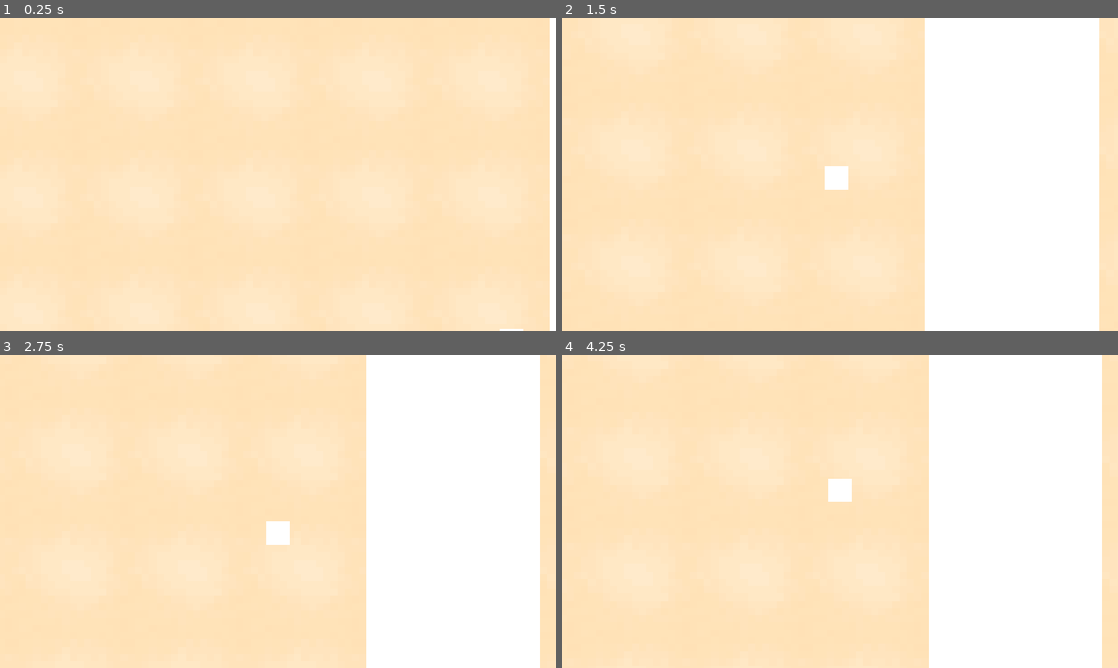
Above: before the commit, frames 1-4 (two rows, left to right).
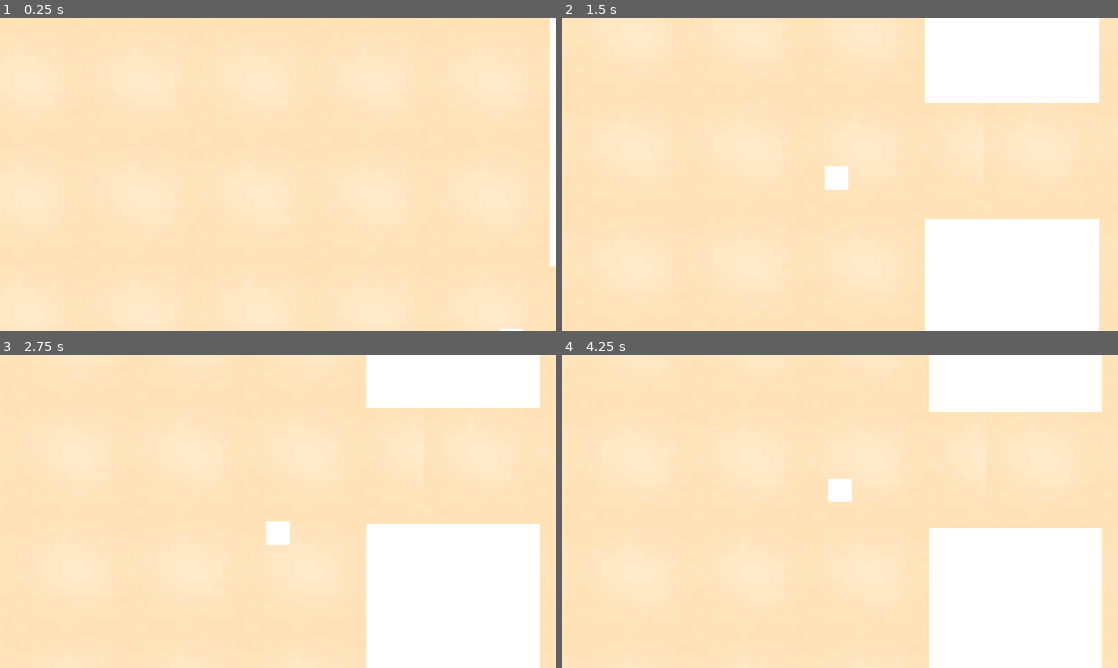
Above: after the commit, the same moments.

Repository: deathlytoall/LD-60-by-1507-Games
Game: Godot game, scene res://Main/main.tscn
Two runs of this game, one before a commit and one after it. Both use one fixed random seed, a clock stepped at 60 frames per second and the inputs below.
Inputs:
- Up to frame 1 (0.25 s): no input
- Up to frame 2 (1.5 s): hold A (A) 0.53-1.28 s; tap D (D) at 1.35 s
- Up to frame 3 (2.75 s): hold S (S) from 2.03 s (still down)
- Up to frame 4 (4.25 s): release S (S) at 2.78 s; tap Space (Space) at 2.85 s; tap Enter at 3.5 s; hold W (W) from 3.53 s (still down)

The runs differ from the first frame. In frame 1, 0.2% of the frame differs, in the area x 98-100%, y 79-100%; in frame 2, 12%, in the area x 65-97%, y 27-65%; in frame 3, 12%; in frame 4, 12%.

Commit message:
Rooms have doors

Diff:
--- a/TerrianGeneration/BaseRoom/base_room.gd
+++ b/TerrianGeneration/BaseRoom/base_room.gd
@@ -4,6 +4,11 @@
 
 ## Must be a unique name to avoid collisions
 @export var room_name: StringName = ""
+
+@export var door_top: bool = true
+@export var door_bottom: bool = true
+@export var door_left: bool = true
+@export var door_right: bool = true
 
 @export var floor_id: int = 0 :
 	set(v):
@@ -42,3 +47,15 @@
 	for x in range(0, room_size.x + 1):
 		set_cell(Vector2i(x, 0), 1, Vector2i.ZERO)
 		set_cell(Vector2i(x, room_size.y), 1, Vector2i.ZERO)
+
+	if door_top:
+		set_cell(Vector2i(int(room_size.x / 2), 0), floor_id, Vector2i.ZERO)
+
+	if door_bottom:
+		set_cell(Vector2i(int(room_size.x / 2), room_size.y), floor_id, Vector2i.ZERO)
+
+	if door_left:
+		set_cell(Vector2i(0, int(room_size.y / 2)), floor_id, Vector2i.ZERO)
+
+	if door_right:
+		set_cell(Vector2i(room_size.x, int(room_size.y / 2)), floor_id, Vector2i.ZERO)
--- a/TerrianGeneration/BaseRoom/base_room.tscn
+++ b/TerrianGeneration/BaseRoom/base_room.tscn
@@ -38,5 +38,9 @@
 tile_set = SubResource("TileSet_jt1u2")
 script = ExtResource("3_ksemv")
 room_name = &"1532742203"
+door_top = null
+door_bottom = null
+door_left = null
+door_right = null
 max_existance_num = 2
 room_size = Vector2i(8, 8)
